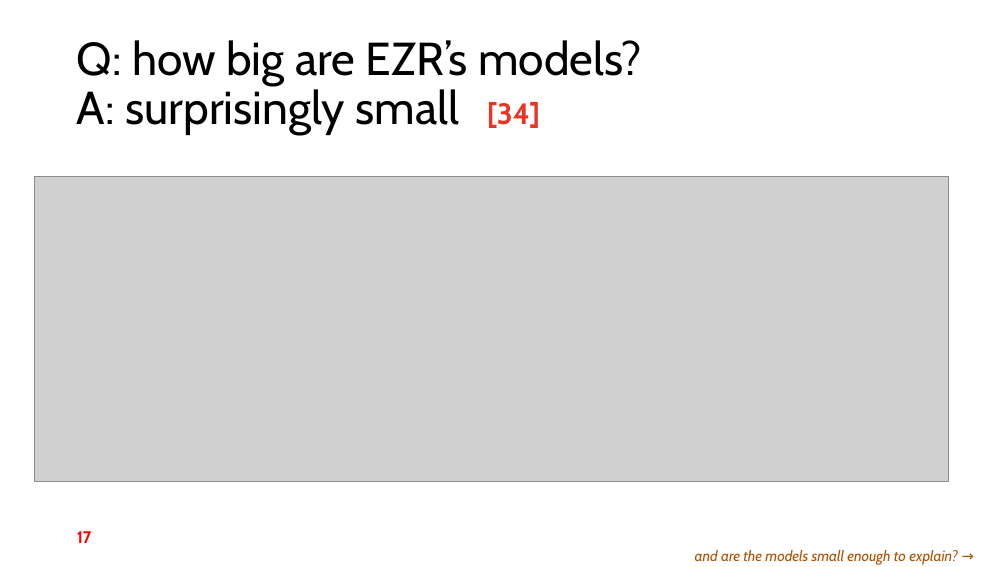
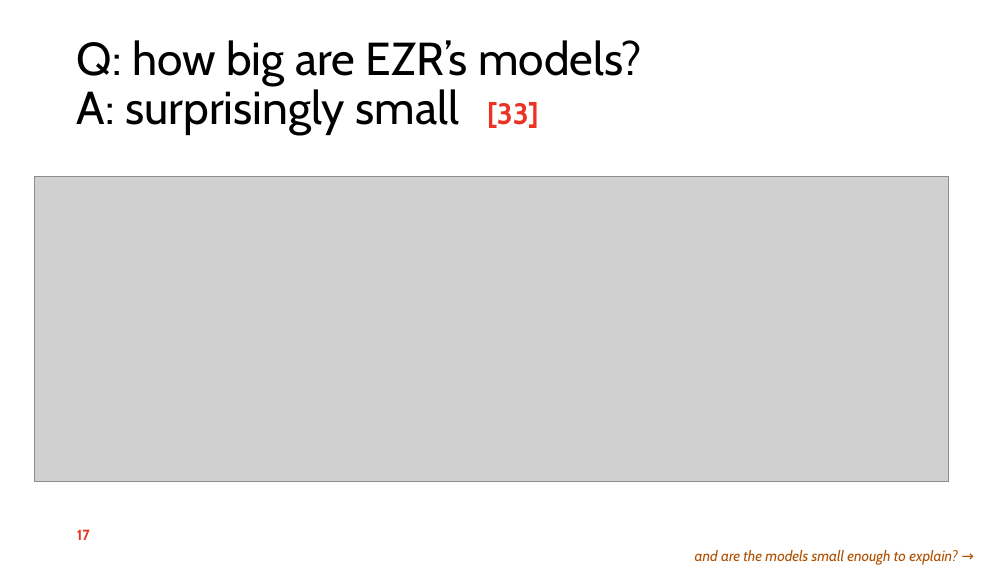
Before and after one commit to timm/fyi, a slide deck: slide 17 of 26less.pptx. Drawn at 1008x567 pixels with LibreOffice and Linux fonts; fonts in the diff are those of the drawing; grey boxes stand for pictures; background and template pictures are left out. Boxes give left, top, right and bottom in pixels: in the first picture for what was removed or moved away, otherwise in the second. Text is boxed around its words. In the diff, an @@ line names an element or a change of style, - is before the commit and + after.

```diff
--- a/26less.pptx
+++ b/26less.pptx
@@ title at <box>77,40,642,135</box>: text changed @@
-Q: how big are EZR’s models?
-A: surprisingly small [34]
+Q: how big are EZR’s models?
+A: surprisingly small [33]
@@ text "17" at <box>77,529,90,540</box>: size 16 to 14 pt, text colour #FF0000 to #EA3323; vertical alignment middle to top @@
```
Also in this commit, not shown: 23 other slides changed, 1 slide added, 1 other file.
